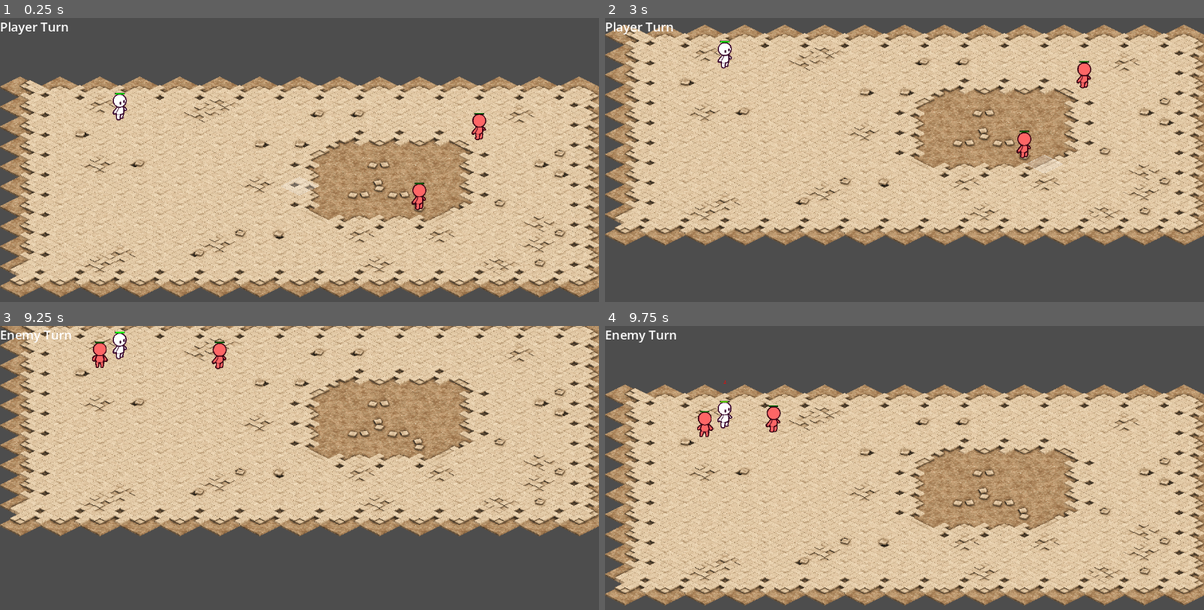
Above: before the commit, frames 1-4 (two rows, left to right).
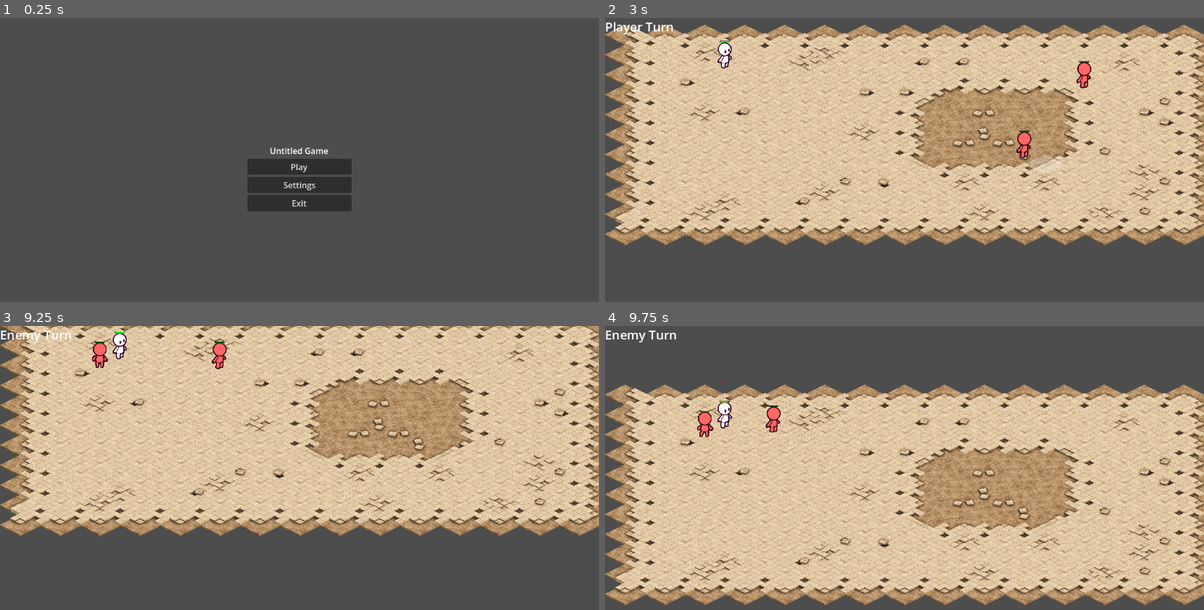
Above: after the commit, the same moments.

Repository: Itsbiggs/Untitled-Game
Game: Godot game, scene res://scenes/ui/main_menu.tscn
Two runs of this game, one before a commit and one after it. Both use one fixed random seed, a clock stepped at 60 frames per second and the inputs below. Before the commit the project starts from res://scenes/game.tscn.
Inputs (mouse positions are in pixels of both pictures, inside the frame that each line leads up to):
- Up to frame 1 (0.25 s): no input
- Up to frame 2 (3 s): click (904, 185) at 0.5 s, where only the run after the commit has a clickable "Settings"; click (904, 171) at 1.25 s, where only the run after the commit has a clickable "Back"; click (904, 165) at 2 s, where only the run after the commit has a clickable "Play"; tap Enter at 2.75 s; move the mouse to (1036, 168) at 2.77 s; hold S (camera_down) from 2.78 s (still down); click (1036, 168) at 2.92 s
- Up to frame 3 (9.25 s): release S (camera_down) at 3.5 s; drag from (179, 510) to (269, 561) at 3.52 s; tap Space (end_turn) at 4.25, 8.75 s; move the mouse to (359, 419) at 4.27 s; hold D (camera_right) 4.28-5 s; click (359, 419) at 4.42 s; drag from (269, 561) to (119, 442) at 5.02 s; tap Enter at 5.75, 7.25 s; move the mouse to (479, 544) at 5.77 s; hold Space (end_turn) 5.78-6.5 s; click (479, 544) at 5.92 s; drag from (119, 442) to (209, 411) at 6.52 s; move the mouse to (329, 493) at 7.27 s; hold A (camera_left) 7.28-8 s; click (329, 493) at 7.42 s; drag from (209, 411) to (179, 510) at 8.02 s; move the mouse to (431, 476) at 8.77 s; hold W (camera_up) from 8.78 s (still down); click (431, 476) at 8.92 s
- Up to frame 4 (9.75 s): release W (camera_up) at 9.5 s; drag from (784, 510) to (874, 561) at 9.52 s

The runs differ from the first frame. In frame 1, 73% of the frame differs, in the area x 0-100%, y 1-99%; in frame 2, 0.1%; in frame 3, less than 0.1%; in frame 4, less than 0.1%.

Commit message:
added in basic main menu

Diff:
--- a/project.godot
+++ b/project.godot
@@ -11,7 +11,7 @@
 [application]
 
 config/name="untitled game"
-run/main_scene="uid://b78fappkhohji"
+run/main_scene="res://scenes/ui/main_menu.tscn"
 config/features=PackedStringArray("4.6", "Forward Plus")
 config/icon="res://icon.svg"
 
--- /dev/null
+++ b/scenes/ui/main_menu.tscn
@@ -0,0 +1,52 @@
+[gd_scene load_steps=3 format=3]
+
+[ext_resource type="Script" path="res://scripts/ui/main_menu.gd" id="1_main_menu"]
+[ext_resource type="PackedScene" path="res://scenes/ui/settings_menu.tscn" id="2_settings"]
+
+[node name="MainMenu" type="Control"]
+layout_mode = 3
+anchors_preset = 15
+anchor_right = 1.0
+anchor_bottom = 1.0
+grow_horizontal = 2
+grow_vertical = 2
+script = ExtResource("1_main_menu")
+
+[node name="MenuButtons" type="VBoxContainer" parent="."]
+unique_name_in_owner = true
+layout_mode = 1
+anchors_preset = 8
+anchor_left = 0.5
+anchor_top = 0.5
+anchor_right = 0.5
+anchor_bottom = 0.5
+offset_left = -100.0
+offset_top = -80.0
+offset_right = 100.0
+offset_bottom = 80.0
+grow_horizontal = 2
+grow_vertical = 2
+
+[node name="TitleLabel" type="Label" parent="MenuButtons"]
+layout_mode = 2
+text = "Untitled Game"
+horizontal_alignment = 1
+
+[node name="PlayButton" type="Button" parent="MenuButtons"]
+layout_mode = 2
+text = "Play"
+
+[node name="SettingsButton" type="Button" parent="MenuButtons"]
+layout_mode = 2
+text = "Settings"
+
+[node name="ExitButton" type="Button" parent="MenuButtons"]
+layout_mode = 2
+text = "Exit"
+
+[node name="SettingsMenu" parent="." instance=ExtResource("2_settings")]
+unique_name_in_owner = true
+
+[connection signal="pressed" from="MenuButtons/PlayButton" to="." method="_on_play_pressed"]
+[connection signal="pressed" from="MenuButtons/SettingsButton" to="." method="_on_settings_pressed"]
+[connection signal="pressed" from="MenuButtons/ExitButton" to="." method="_on_exit_pressed"]
--- /dev/null
+++ b/scenes/ui/settings_menu.tscn
@@ -0,0 +1,57 @@
+[gd_scene load_steps=2 format=3]
+
+[ext_resource type="Script" path="res://scripts/ui/settings_menu.gd" id="1_settings"]
+
+[node name="SettingsMenu" type="Control"]
+layout_mode = 3
+anchors_preset = 15
+anchor_right = 1.0
+anchor_bottom = 1.0
+grow_horizontal = 2
+grow_vertical = 2
+script = ExtResource("1_settings")
+
+[node name="PanelContainer" type="PanelContainer" parent="."]
+layout_mode = 1
+anchors_preset = 8
+anchor_left = 0.5
+anchor_top = 0.5
+anchor_right = 0.5
+anchor_bottom = 0.5
+offset_left = -150.0
+offset_top = -100.0
+offset_right = 150.0
+offset_bottom = 100.0
+grow_horizontal = 2
+grow_vertical = 2
+
+[node name="VBoxContainer" type="VBoxContainer" parent="PanelContainer"]
+layout_mode = 2
+
+[node name="SettingsLabel" type="Label" parent="PanelContainer/VBoxContainer"]
+layout_mode = 2
+text = "Settings"
+horizontal_alignment = 1
+
+[node name="VolumeRow" type="HBoxContainer" parent="PanelContainer/VBoxContainer"]
+layout_mode = 2
+
+[node name="VolumeLabel" type="Label" parent="PanelContainer/VBoxContainer/VolumeRow"]
+layout_mode = 2
+text = "Volume"
+
+[node name="VolumeSlider" type="HSlider" parent="PanelContainer/VBoxContainer/VolumeRow"]
+unique_name_in_owner = true
+layout_mode = 2
+size_flags_horizontal = 3
+min_value = 0.0
+max_value = 1.0
+step = 0.01
+value = 1.0
+
+[node name="BackButton" type="Button" parent="PanelContainer/VBoxContainer"]
+layout_mode = 2
+text = "Back"
+
+[connection signal="value_changed" from="PanelContainer/VBoxContainer/VolumeRow/VolumeSlider" to="." method="_on_volume_slider_value_changed"]
+[connection signal="pressed" from="PanelContainer/VBoxContainer/BackButton" to="." method="_on_back_button_pressed"]
--- /dev/null
+++ b/scripts/ui/main_menu.gd
@@ -0,0 +1,27 @@
+extends Control
+
+@onready var menu_buttons: VBoxContainer = %MenuButtons
+@onready var settings_menu: Control = %SettingsMenu
+
+
+func _ready() -> void:
+	settings_menu.visible = false
+	settings_menu.back_pressed.connect(_on_settings_back)
+
+
+func _on_play_pressed() -> void:
+	get_tree().change_scene_to_file("res://scenes/game.tscn")
+
+
+func _on_settings_pressed() -> void:
+	menu_buttons.visible = false
+	settings_menu.visible = true
+
+
+func _on_exit_pressed() -> void:
+	get_tree().quit()
+
+
+func _on_settings_back() -> void:
+	settings_menu.visible = false
+	menu_buttons.visible = true
--- /dev/null
+++ b/scripts/ui/settings_menu.gd
@@ -0,0 +1,20 @@
+extends Control
+
+signal back_pressed
+
+@onready var volume_slider: HSlider = %VolumeSlider
+
+
+func _ready() -> void:
+	var bus_index := AudioServer.get_bus_index("Master")
+	var current_db := AudioServer.get_bus_volume_db(bus_index)
+	volume_slider.value = db_to_linear(current_db)
+
+
+func _on_volume_slider_value_changed(value: float) -> void:
+	var bus_index := AudioServer.get_bus_index("Master")
+	AudioServer.set_bus_volume_db(bus_index, linear_to_db(value))
+
+
+func _on_back_button_pressed() -> void:
+	back_pressed.emit()
Not shown, added: scripts/ui/main_menu.gd.uid
Not shown, added: scripts/ui/settings_menu.gd.uid
